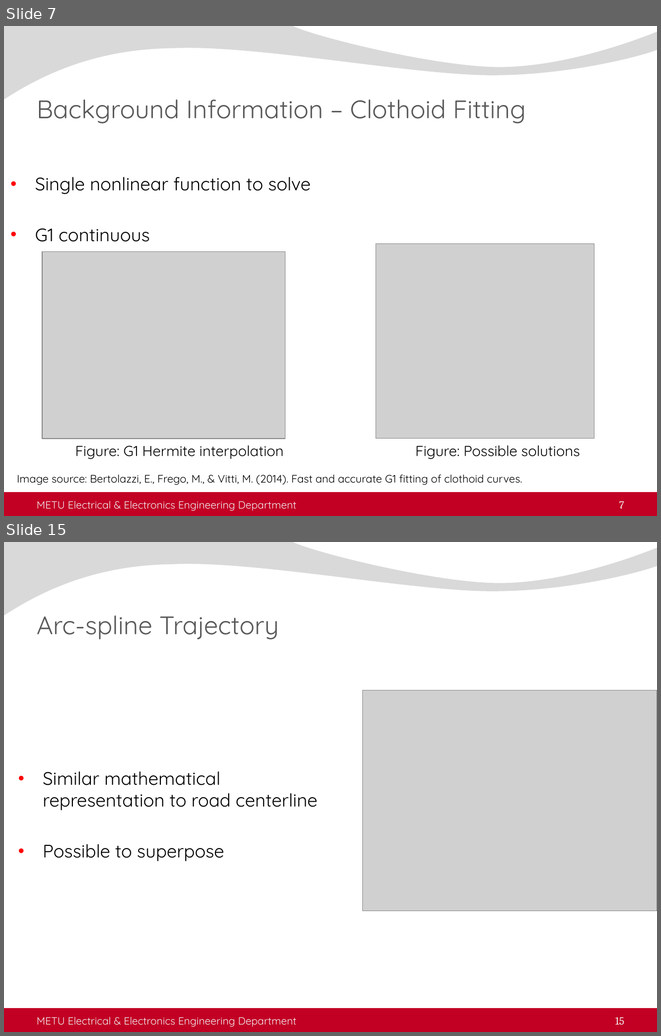
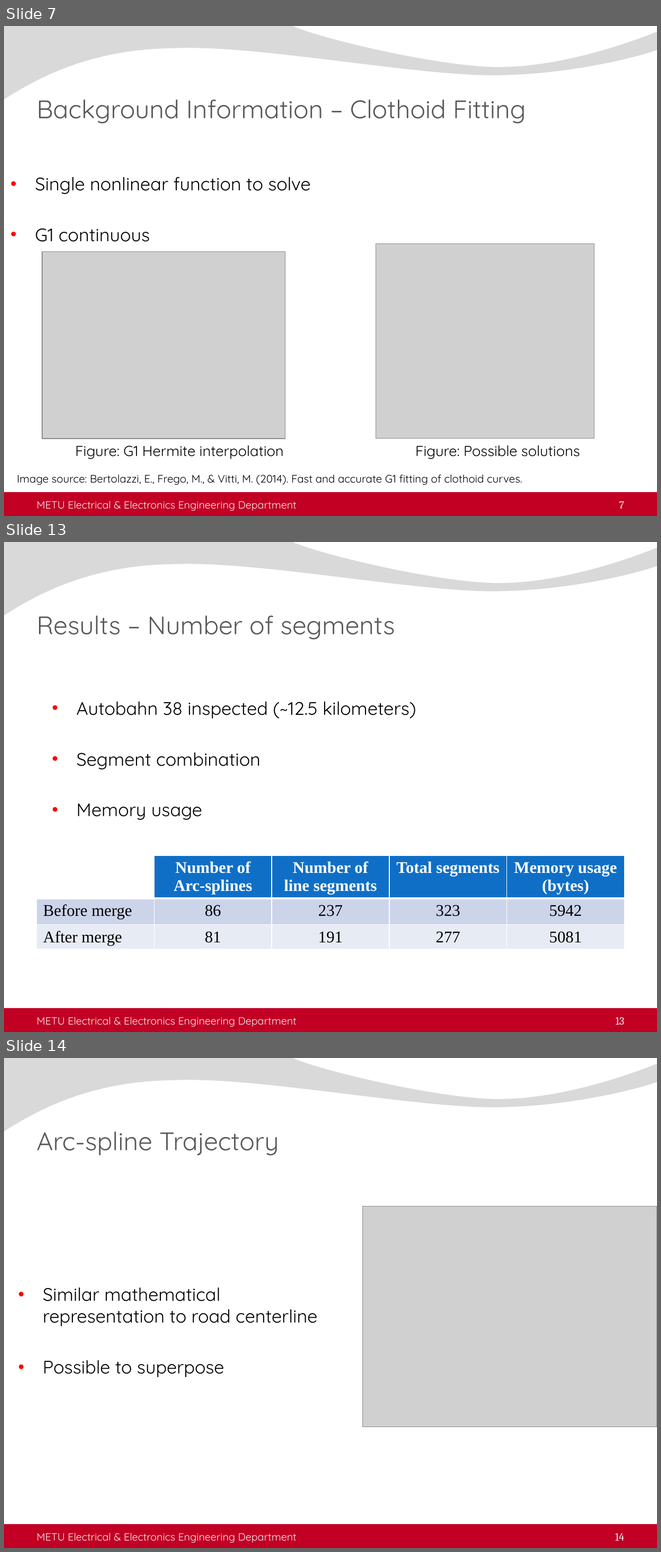
Before and after one commit to AtakanQ/thesis, a slide deck: thesisDefense.pptx. Shown one above the other, each under a label of ours: slides 7 and 15 before the commit, slides 7, 13 and 14 after it; the slides between them are not shown. The pictures are 661x1036 and 661x1552 pixels, drawn with LibreOffice and Linux fonts; fonts in the diff are those of the drawing; grey boxes stand for pictures; background and template pictures are left out. Boxes give left, top, right and bottom in pixels: in the first picture for what was removed or moved away, otherwise in the second. Text is boxed around its words. In the diff, an @@ line names an element or a change of style, - is before the commit and + after.

```diff
--- a/thesisDefense.pptx
+++ b/thesisDefense.pptx
@@ slide 13 added at (4,542,657,1032), background picture (left out); not listed: 2 template elements that a slide beside it also shows @@
@@ title added at (37,615,395,640), 28 pt, text #595959 @@
+Results – Number of segments
@@ text added at (77,701,416,820), 20 pt, text #000000 @@
+• Autobahn 38 inspected (~12.5 kilometers)
+• Segment combination
+• Memory usage
@@ table added at (37,855,624,954), 3 rows, 5 columns @@
+ | Number of Arc-splines | Number of line segments | Total segments | Memory usage (bytes)
+Before merge | 86 | 237 | 323 | 5942
+After merge | 81 | 191 | 277 | 5081
@@ text added at (37,1016,297,1026), 11.5 pt, text #F2F2F2 @@
+METU Electrical & Electronics Engineering Department
@@ page number added at (616,1017,625,1024), 12 pt, text #F2F2F2 @@
+13
@@ what was slide 15 is now slide 14 @@
@@ page number at (615,1533,625,1540): text changed @@
-15
+14
```
Also in this commit, not shown: 6 slides changed, 2 slides removed.
